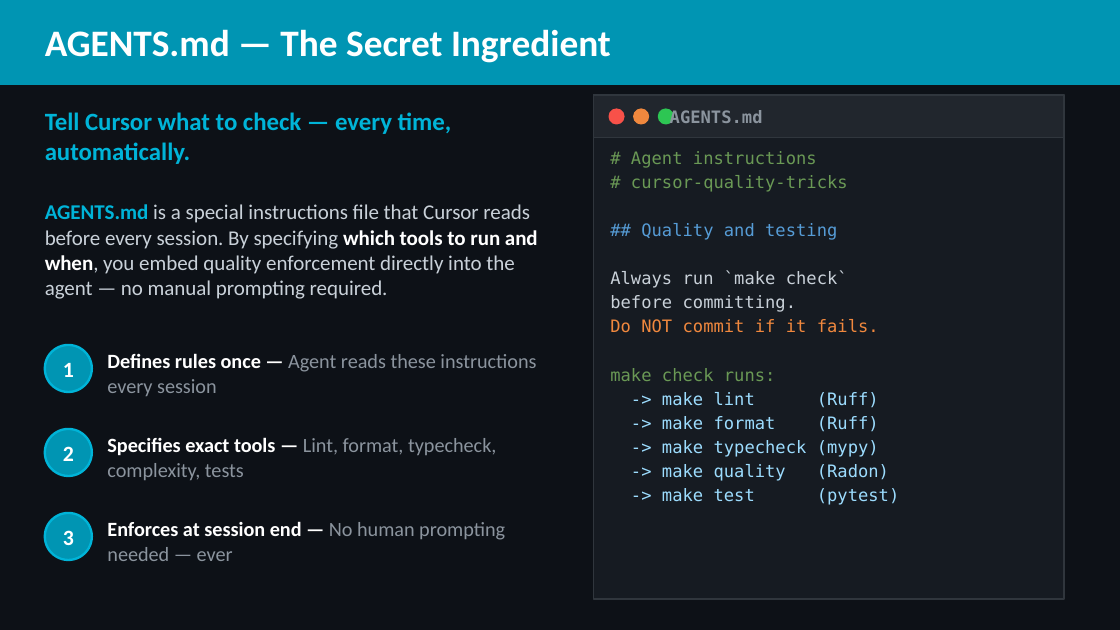
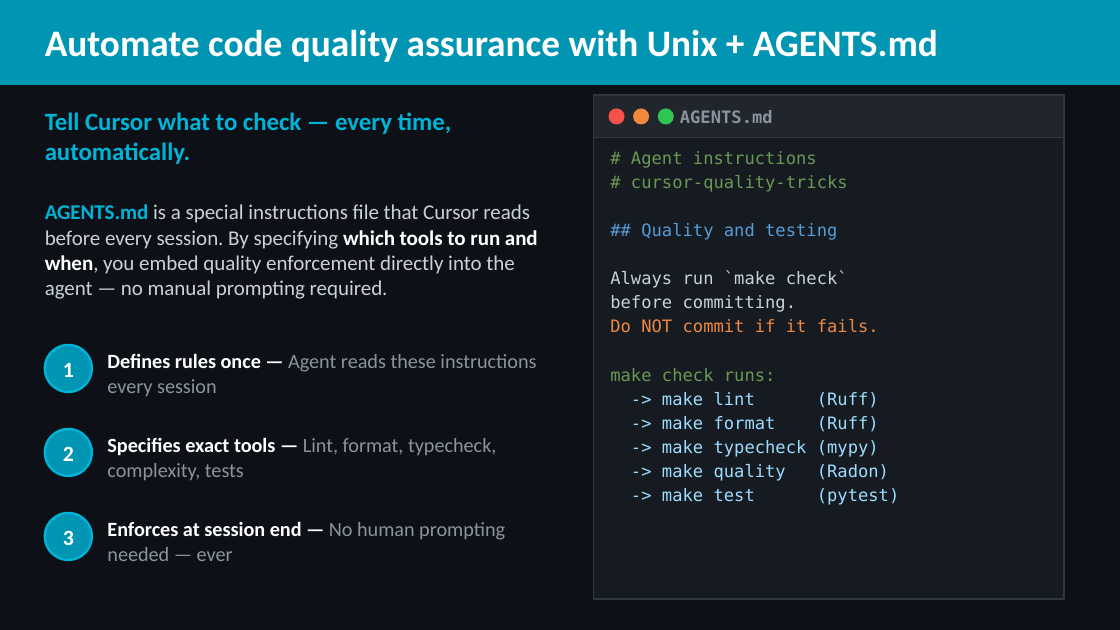
Before and after one commit to code-kern-ai/cursor-quality-tricks, a slide deck: slide 4 of cursor-quality-tricks.pptx (slide 3 before the commit). Drawn at 1120x630 pixels with LibreOffice and Linux fonts; fonts in the diff are those of the drawing. Boxes give left, top, right and bottom in pixels: in the first picture for what was removed or moved away, otherwise in the second. Text is boxed around its words. In the diff, an @@ line names an element or a change of style, - is before the commit and + after.

```diff
--- a/cursor-quality-tricks.pptx
+++ b/cursor-quality-tricks.pptx
@@ text at [45,29,938,62]: text changed @@
-AGENTS.md — The Secret Ingredient
+Automate code quality assurance with Unix + AGENTS.md
@@ text "AGENTS.md": place and size @@
-text "AGENTS.md" at [670,110,763,123]
+text "AGENTS.md" at [680,110,773,123]
```
Also in this commit, not shown: 1 other slide changed, 3 slides added, 7 other files.
